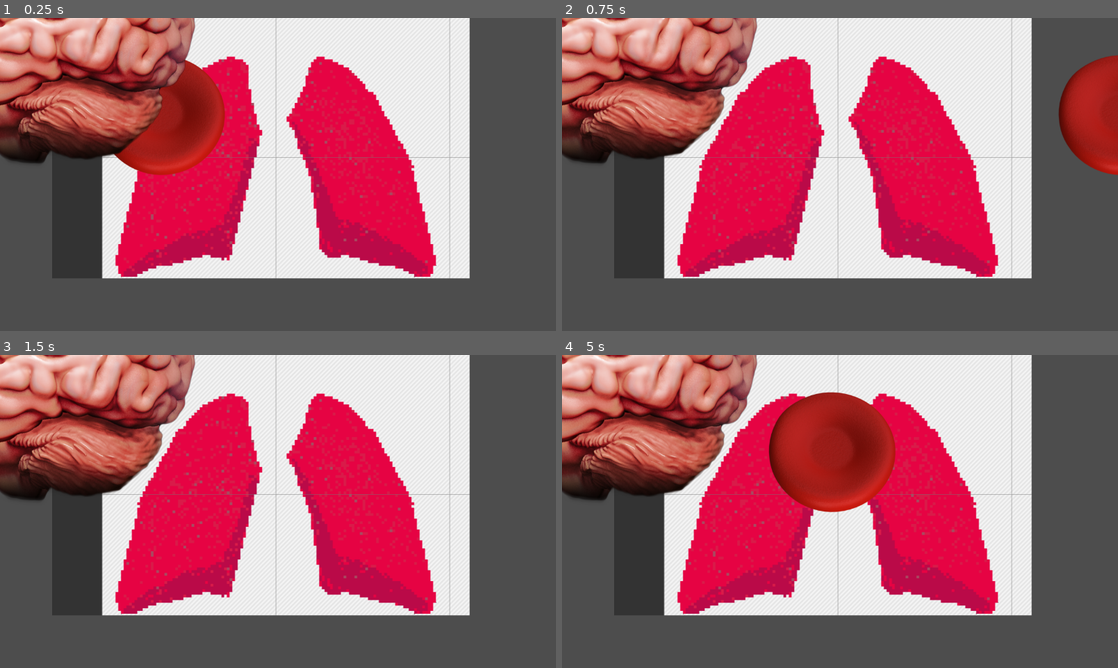
Above: before the commit, frames 1-4 (two rows, left to right).
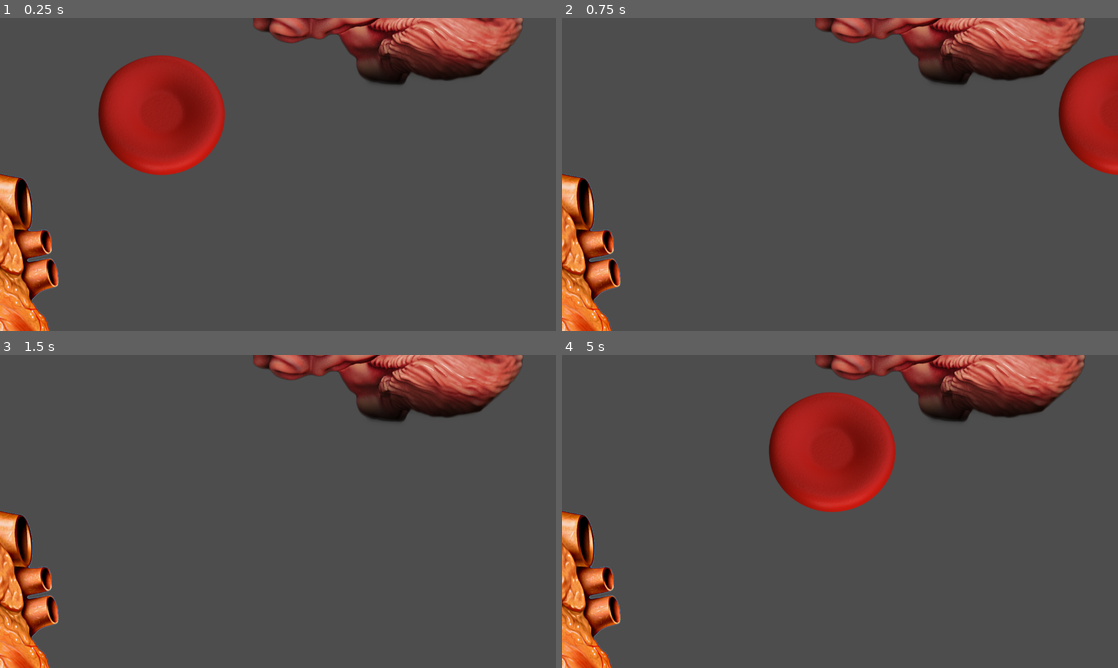
Above: after the commit, the same moments.

Repository: Fran0004/Malaga_jam
Game: Godot game, scene res://Prefabs/Testing.tscn
Two runs of this game, one before a commit and one after it. Both use one fixed random seed, a clock stepped at 60 frames per second and the inputs below. This scene is started directly instead of the project's main scene.
Inputs:
- Up to frame 1 (0.25 s): no input
- Up to frame 2 (0.75 s): tap Enter at 0.5 s; hold D (move_right) from 0.53 s (still down); tap E (trade) at 0.6 s
- Up to frame 3 (1.5 s): tap Space at 1.25 s; release D (move_right) at 1.28 s; hold S (move_down) from 1.28 s (still down); tap E (trade) at 1.35 s
- Up to frame 4 (5 s): tap Enter at 2, 3.5 s; release S (move_down) at 2.03 s; hold D (move_right) 2.03-2.78 s; tap E (trade) every 0.75 s from 2.1 to 4.35 s; tap Space at 2.75, 4.25 s; hold W (move_up) 2.78-3.53 s; hold A (move_left) from 3.53 s (still down)

The runs differ from the first frame. In frame 1, 68% of the frame differs, in the area x 0-94%, y 0-100%; in frame 2, 72%; in frame 3, 72%; in frame 4, 65%.
Error in both runs: Invalid access to property or key 'base_speed' on a base object of type 'null instance'. (res://Scripts/Organs/Heart.gd:33)

Commit message:
Creados organos funcionales

Diff:
--- a/Prefabs/Organs.tscn
+++ b/Prefabs/Organs.tscn
@@ -12,3 +12,8 @@
 
 [node name="CollisionShape2D" type="CollisionShape2D" parent="Area2D"]
 shape = SubResource("RectangleShape2D_8xdch")
+
+[node name="StomachTimer" type="Timer" parent="."]
+wait_time = 30.0
+
+[connection signal="timeout" from="StomachTimer" to="." method="_on_stomach_timer_timeout"]
--- a/Prefabs/Testing.tscn
+++ b/Prefabs/Testing.tscn
@@ -1,29 +1,16 @@
 [gd_scene load_steps=4 format=3 uid="uid://12lqa58204vf"]
 
-[ext_resource type="Texture2D" uid="uid://yrgfvd8dfnl4" path="res://Assets/Sprites/Character/image.png" id="1_1cumv"]
 [ext_resource type="PackedScene" uid="uid://du3n3tp1kn4xj" path="res://Prefabs/player.tscn" id="1_e22wt"]
 [ext_resource type="PackedScene" uid="uid://dxbmqhh7wty4v" path="res://Prefabs/Heart.tscn" id="3_dbp2r"]
 [ext_resource type="PackedScene" uid="uid://bnggblvjuubpp" path="res://Prefabs/Brain.tscn" id="4_hprym"]
 
-[sub_resource type="RectangleShape2D" id="RectangleShape2D_57cuj"]
-size = Vector2(385, 366)
-
 [node name="Mapa" type="Node2D"]
-
-[node name="Pulmones" type="Sprite2D" parent="."]
-position = Vector2(601, 286)
-texture = ExtResource("1_1cumv")
-
-[node name="Area2D" type="Area2D" parent="Pulmones"]
-
-[node name="CollisionShape2D" type="CollisionShape2D" parent="Pulmones/Area2D"]
-position = Vector2(-715.5, 327)
-shape = SubResource("RectangleShape2D_57cuj")
 
 [node name="Player" parent="." instance=ExtResource("1_e22wt")]
 position = Vector2(363, 228)
 
 [node name="Heart" parent="." instance=ExtResource("3_dbp2r")]
-position = Vector2(-658, 457)
+position = Vector2(-259, 599)
 
 [node name="Brain" parent="." instance=ExtResource("4_hprym")]
+position = Vector2(830, -181)
--- a/Scenes/main_menu.tscn
+++ b/Scenes/main_menu.tscn
@@ -62,6 +62,7 @@
 text = "Play"
 
 [node name="OptionsButton" type="Button" parent="."]
+layout_mode = 0
 offset_left = 573.0
 offset_top = 624.0
 offset_right = 884.0
--- a/Scripts/Game_Manager.gd
+++ b/Scripts/Game_Manager.gd
@@ -2,6 +2,7 @@
 
 #Variables del player
 var oxigen_player: int = 0
+var max_oxigen_player: int = 10
 var key_sprite_show: bool = false
 
 # Variables de salud de los órganos
--- a/Scripts/Organs/Organs.gd
+++ b/Scripts/Organs/Organs.gd
@@ -1,34 +1,13 @@
 extends Node
-
-var brain_health: float = 100.0
-var stomach_health: float = 100.0
-var pancreas_health: float = 100.0
-var kidneys_health: float = 100.0
-var liver_health: float = 100.0
-var heart_health: float = 100.0
-
-# Variables relacionadas con oxígeno y buffs
-@export var oxygen_spawn_rate: float = 2.0  # Tiempo entre generación de oxígeno
-@export var organ_energy_drain_rate: float = 5.0  # Energía que los órganos pierden por segundo
-@export var buff_durations: Dictionary = {
-	"speed": 5.0,  # Duración de un buff de velocidad en segundos
-	"slow_energy_drain": 5.0,  # Duración del buff que reduce el consumo de energía
-}
-
-# Buffs activos
-var active_buffs: Dictionary = {
-	"speed": false,
-	"slow_energy_drain": false,
-}
 
 # Variables específicas para funcionalidades de órganos
 var obstacles: Array = []  # Lista de obstáculos para riñones
 var short_routes: Array = []  # Lista de rutas cortas para el páncreas
-var buffed_organ: String = ""  # Organismo protegido por el hígado
+var protected_organ: String = ""  # Organismo protegido por el hígado
 var time_with_all_organs_active: float = 0.0  # Tiempo con todos los órganos activos
 @export var victory_time: float = 30.0  # Tiempo necesario para ganar
 @export var Type = OrganType.NONE
-
+@export var energy_drain_rate: float = 1.0  # Energía que pierden los órganos cada segundo
 # Called when the node enters the scene tree for the first time.
 enum OrganType{
 	NONE,
@@ -39,6 +18,10 @@
 	PANCREAS,
 	STOMACH
 }
+
+##TIMERS
+@onready var stomach_timer: Timer = $StomachTimer
+
 
 func _ready() -> void:
 	pass # Replace with function body.
@@ -61,94 +44,75 @@
 			update_pancreas()
 		OrganType.STOMACH:
 			update_stomach()
-			spawn_white_cells()
 	drain_organ_energy(delta)
 	check_victory(delta)
 
 
 func update_kidneys() -> void:
 	# Riñones: Limpian la sangre (quitan obstáculos)
-	if kidneys_health > 50:
+	if GameManager.kidneys_health > 50:
 		for obstacle in obstacles:
 			obstacle.queue_free()  # Eliminar obstáculos si los riñones están saludables
 
 func update_liver() -> void:
 	# Hígado: Protege un órgano y detiene su desgaste de energía
-	if liver_health > 0 and buffed_organ == "":
+	if GameManager.liver_health > 0 and protected_organ == "":
 		var organs = ["brain", "stomach", "pancreas", "kidneys", "heart"]
-		buffed_organ = organs[randi() % organs.size()]
-		print("Hígado protege: ", buffed_organ)
+		protected_organ = organs[randi() % organs.size()]
+		print("Hígado protege: ", protected_organ)
 
 func drain_organ_energy(delta: float) -> void:
-	# Reduce la energía de cada órgano, excepto el protegido
-	for organ in ["brain", "stomach", "pancreas", "kidneys", "heart"]:
-		if organ != buffed_organ:
-			self[organ + "_health"] -= organ_energy_drain_rate * delta
+	for organ in GameManager.organs_health.keys():
+		# Si el órgano no está protegido
+		if organ != protected_organ:
+			# Reduce la energía actual basándose en el tiempo transcurrido (delta)
+			GameManager.organs_health[organ]["current"] -= energy_drain_rate * delta
+
+			# Asegúrate de que la energía no baje de cero
+			if GameManager.organs_health[organ]["current"] < 0.0:
+				GameManager.organs_health[organ]["current"] = 0.0
+
+			# Debug para mostrar la energía restante del órgano
+			print(organ, " energía restante: ", GameManager.organs_health[organ]["current"])
 
 func update_stomach() -> void:
-	# Estómago: Genera glóbulos blancos que curan al personaje
-	if stomach_health > 0:
-		spawn_white_cells()
+	# Estómago: Genera glóbulos blancos (proteínas) que curan al personaje
+	if GameManager.stomach_health > 0:
+		# Verifica si el temporizador está en marcha
+		if not stomach_timer.is_stopped():
+			return  # Salimos si el temporizador ya está corriendo
 
-func spawn_white_cells() -> void:
-	#var white_cell = preload("res://path_to_white_cell_scene.tscn").instantiate()
-	#white_cell.global_position = get_node("Globulo").global_position
-	#add_child(white_cell)
-	print("Glóbulo blanco generado para curar")
+		# Inicia el temporizador para generar proteínas
+		stomach_timer.start()
+
 
 func update_pancreas() -> void:
 	# Páncreas: Bloquea rutas cortas si su salud es baja
-	if pancreas_health < 30:
+	if GameManager.pancreas_health < 30:
 		for route in short_routes:
 			route.block()
 			print("Ruta corta bloqueada debido al páncreas")
 
 func update_heart() -> void:
 	# Corazón: Afecta la velocidad del glóbulo
-	var globulo = get_node("Globulo")
-	if heart_health < 30:
-		globulo.current_speed = globulo.base_speed * 0.5
+
+	if GameManager.heart_health < 30:
+
 		print("Velocidad reducida por baja salud del corazón")
 	else:
-		globulo.current_speed = globulo.base_speed
+		print("Velocidad normal")
 
 func update_brain(delta: float) -> void:
 	# Cerebro: Reduce la interfaz y puede provocar la muerte
-	if brain_health < 70:
+	if GameManager.brain_health < 70:
 		$HUD/Map.visible = false  # Esconde el mapa
-	if brain_health < 50:
+	if GameManager.brain_health < 50:
 		$HUD/OxygenCounter.visible = false  # Esconde el contador de oxígeno
-	if brain_health <= 0:
+	if GameManager.brain_health <= 0:
 		print("¡Game Over! El cerebro ha fallado")
 		get_tree().change_scene("res://scenes/GameOver.tscn")
 
-# Aplicar buff global
-func apply_buff(buff_name: String) -> void:
-	if buff_name in active_buffs and not active_buffs[buff_name]:
-		active_buffs[buff_name] = true
-		print("Buff activado: ", buff_name)
-		match buff_name:
-			"speed":
-				get_node("Globulo").current_speed *= 1.5  # Aumenta velocidad del glóbulo
-			"slow_energy_drain":
-				organ_energy_drain_rate *= 0.5  # Reduce el consumo de energía en los órganos
 
-		# Desactiva el buff después de su duración
-		_deactivate_buff_later(buff_name)
-
-func _deactivate_buff_later(buff_name: String) -> void:
-	await get_tree().create_timer(buff_durations[buff_name]).timeout
-	remove_buff(buff_name)
-
-func remove_buff(buff_name: String) -> void:
-	if buff_name in active_buffs and active_buffs[buff_name]:
-		active_buffs[buff_name] = false
-		print("Buff desactivado: ", buff_name)
-		match buff_name:
-			"speed":
-				get_node("Globulo").current_speed = get_node("Globulo").base_speed  # Restaura velocidad
-			"slow_energy_drain":
-				organ_energy_drain_rate *= 2  # Restaura consumo normal
 
 # Condición de victoria
 func check_victory(delta: float) -> void:
@@ -161,7 +125,11 @@
 		time_with_all_organs_active = 0.0
 
 func all_organs_active() -> bool:
-	for health in [brain_health, stomach_health, pancreas_health, kidneys_health, liver_health, heart_health]:
+	for health in [GameManager.brain_health, GameManager.stomach_health, GameManager.pancreas_health, GameManager.kidneys_health, GameManager.liver_health, GameManager.heart_health]:
 		if health <= 0:
 			return false
 	return true
+
+##TIMEOUTS
+func _on_stomach_timer_timeout() -> void:
+	print("Proteina generada")
